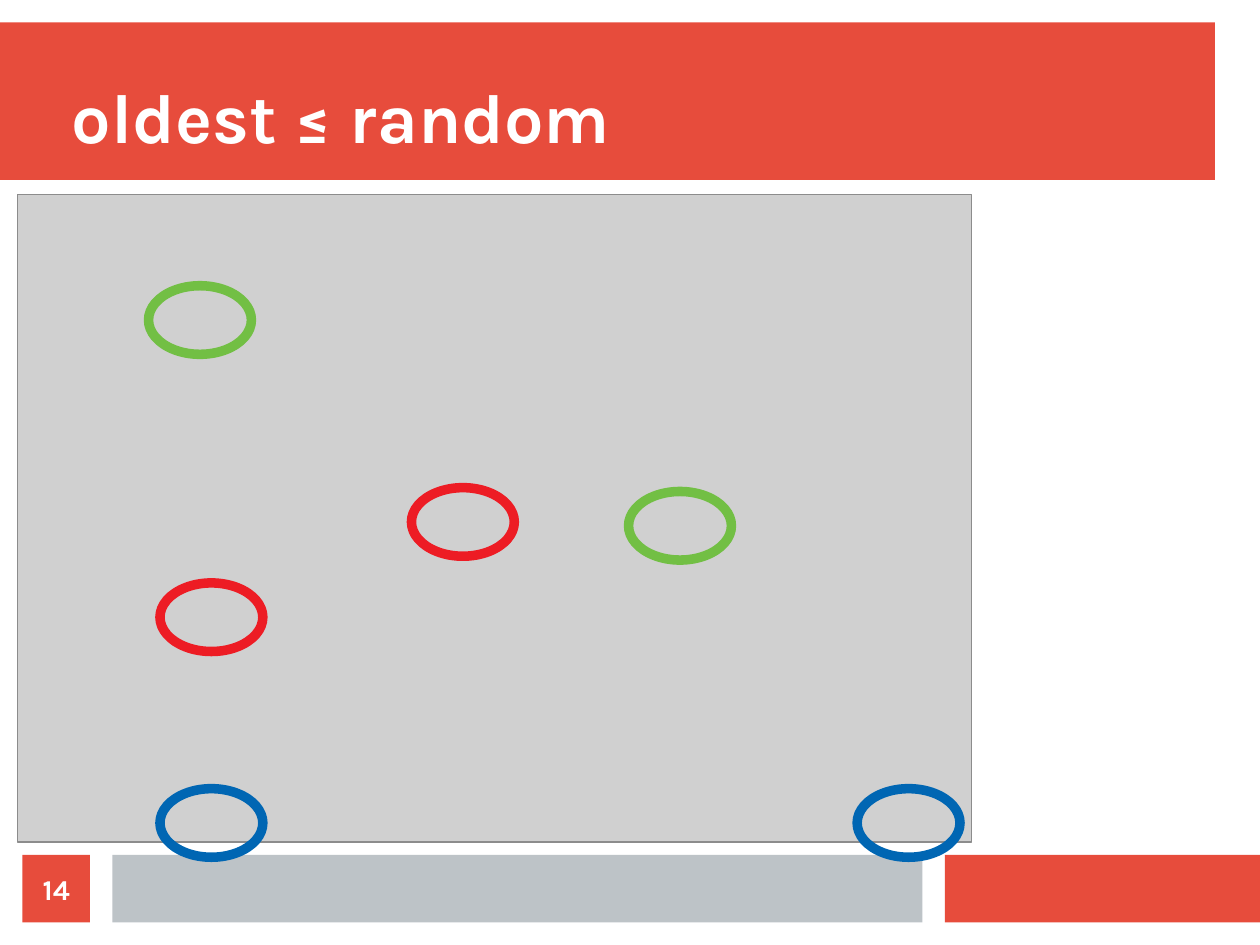
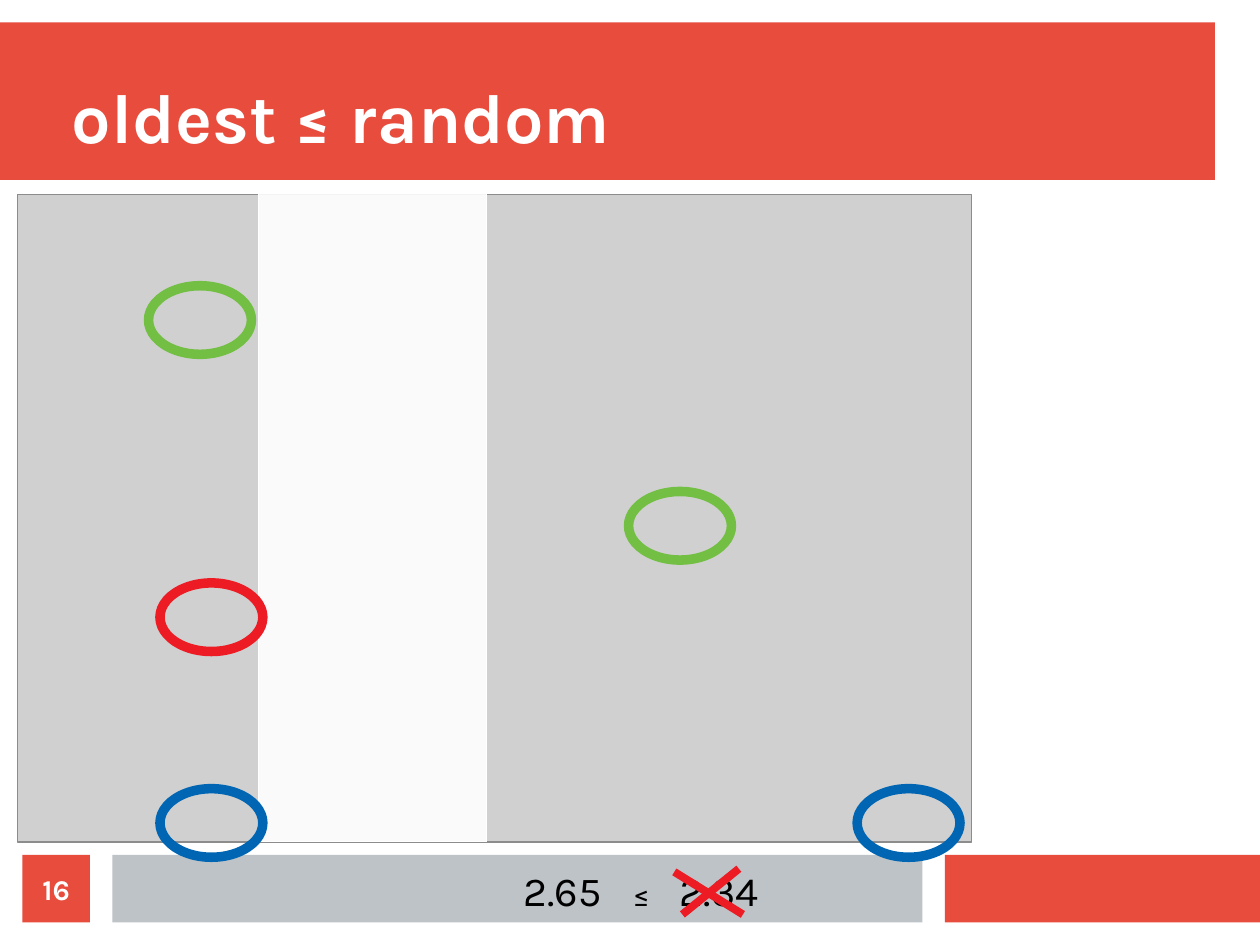
Before and after one commit to richelbilderbeek/Science, a slide deck: slide 16 of Bilderbeek20180502TeceMeeting/20180502Sampling.odp (slide 14 before the commit). Drawn at 1260x945 pixels with LibreOffice and Linux fonts; fonts in the diff are those of the drawing; grey boxes stand for pictures. Boxes give left, top, right and bottom in pixels: in the first picture for what was removed or moved away, otherwise in the second. Text is boxed around its words. In the diff, an @@ line names an element or a change of style, - is before the commit and + after.

```diff
--- a/Bilderbeek20180502TeceMeeting/20180502Sampling.odp
+++ b/Bilderbeek20180502TeceMeeting/20180502Sampling.odp
@@ rectangle added at (x1=260, y1=188, x2=487, y2=843), fill #FFFFFF at 90% opacity, outline #FFFFFF 0 pt @@
@@ ellipse removed at (x1=412, y1=488, x2=515, y2=557) @@
@@ text added at (x1=524, y1=869, x2=759, y2=917), 26 pt, text #000000 @@
+2.65 ≤ 2.34
@@ line added from (683, 915) to (739, 869), #ED1C24 4.99 pt @@
@@ page number at (x1=42, y1=881, x2=70, y2=901): text changed @@
-14
+16
@@ line added from (675, 872) to (743, 915), #ED1C24 4.99 pt @@
```
Also in this commit, not shown: 9 other slides changed, 3 slides added, 1 slide removed, 4 other files.
